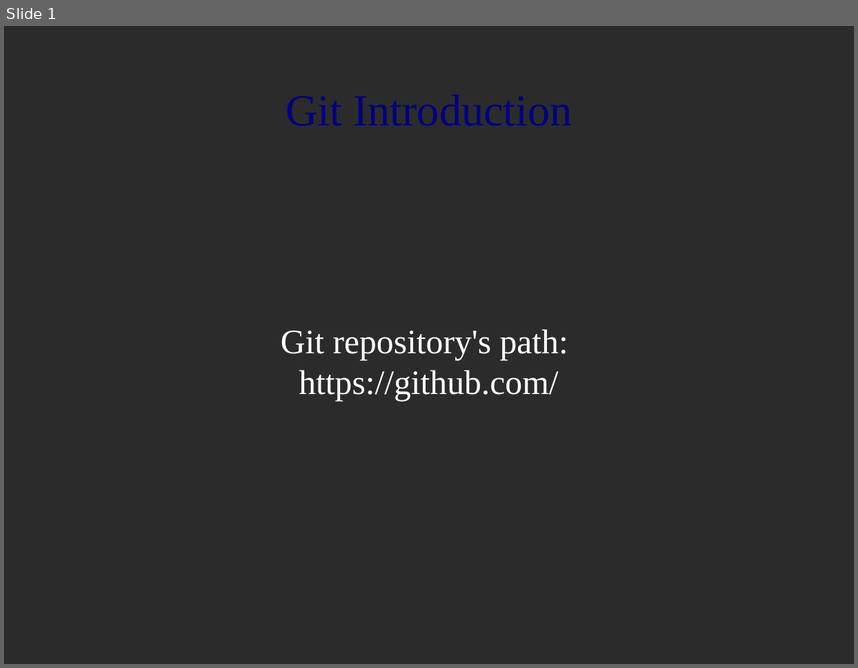
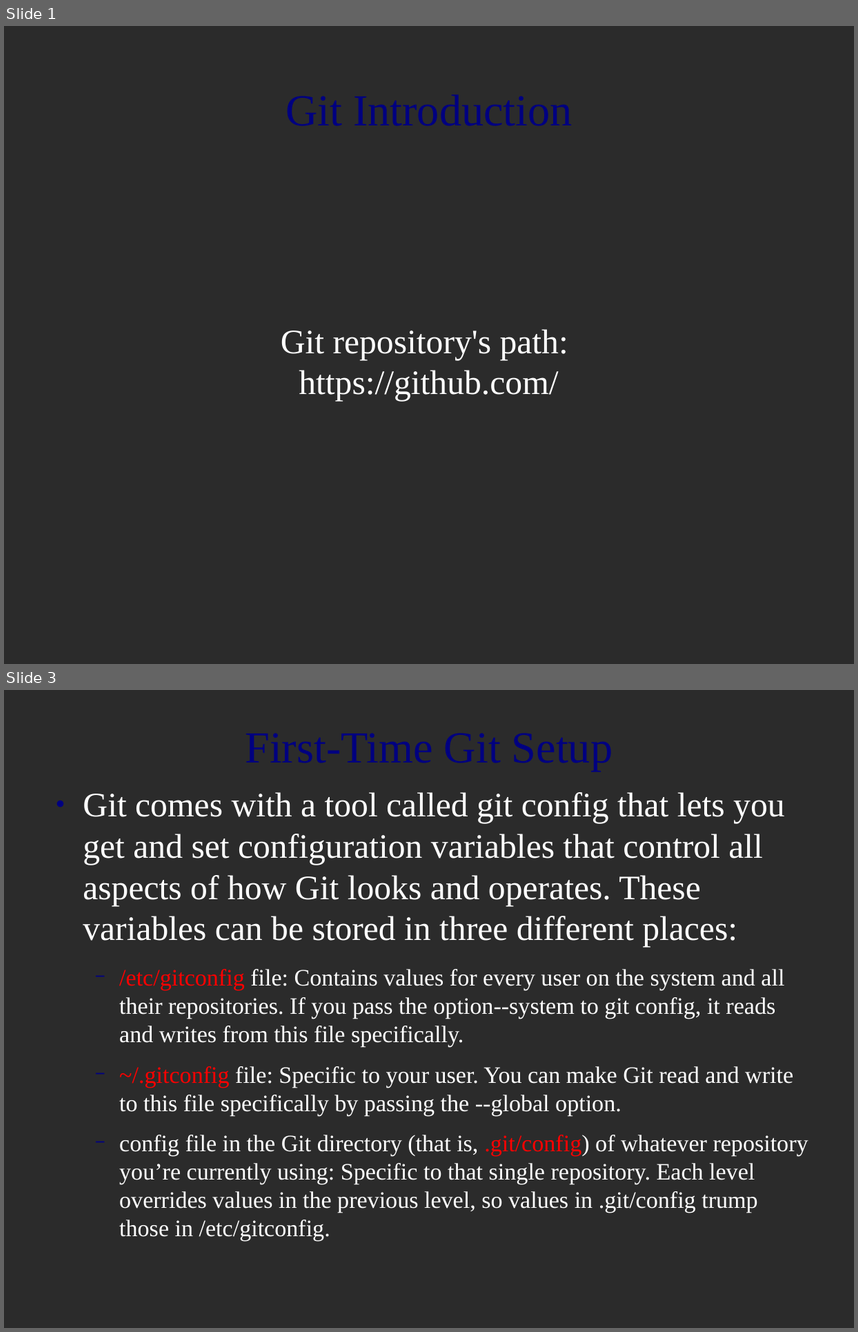
Before and after one commit to MariamP/myRepo, a slide deck: git_intro.odp. Shown one above the other, each under a label of ours: slide 1 before the commit, slides 1 and 3 after it; the slides between them are not shown. The pictures are 858x668 and 858x1332 pixels, drawn with LibreOffice and Linux fonts; fonts in the diff are those of the drawing; background and template pictures are left out; a plain dark background stands for a picture behind light text. Boxes give left, top, right and bottom in pixels: in the first picture for what was removed or moved away, otherwise in the second. Text is boxed around its words. In the diff, an @@ line names an element or a change of style, - is before the commit and + after.

```diff
--- a/git_intro.odp
+++ b/git_intro.odp
@@ slide 3 added at box(4, 690, 854, 1328), background picture (left out) @@
@@ text added at box(83, 792, 809, 1241), 22 pt, text #FFFFFF @@
+● Git comes with a tool called git config that lets you get and set configuration variables that control all aspects of how Git looks and operates. These variables can be stored in three different places:
+  − /etc/gitconfig file: Contains values for every user on the system and all their repositories. If you pass the option--system to git config, it reads and writes from this file specifically.
+  − ~/.gitconfig file: Specific to your user. You can make Git read and write to this file specifically by passing the --global option.
+  − config file in the Git directory (that is, .git/config) of whatever repository you’re currently using: Specific to that single repository. Each level overrides values in the previous level, so values in .git/config trump those in /etc/gitconfig.
@@ title added at box(83, 793, 126, 817), 41.4 pt, text #000080 @@
+First-Time Git Setup
```
Also in this commit, not shown: 2 slides changed, 10 other slides added.
